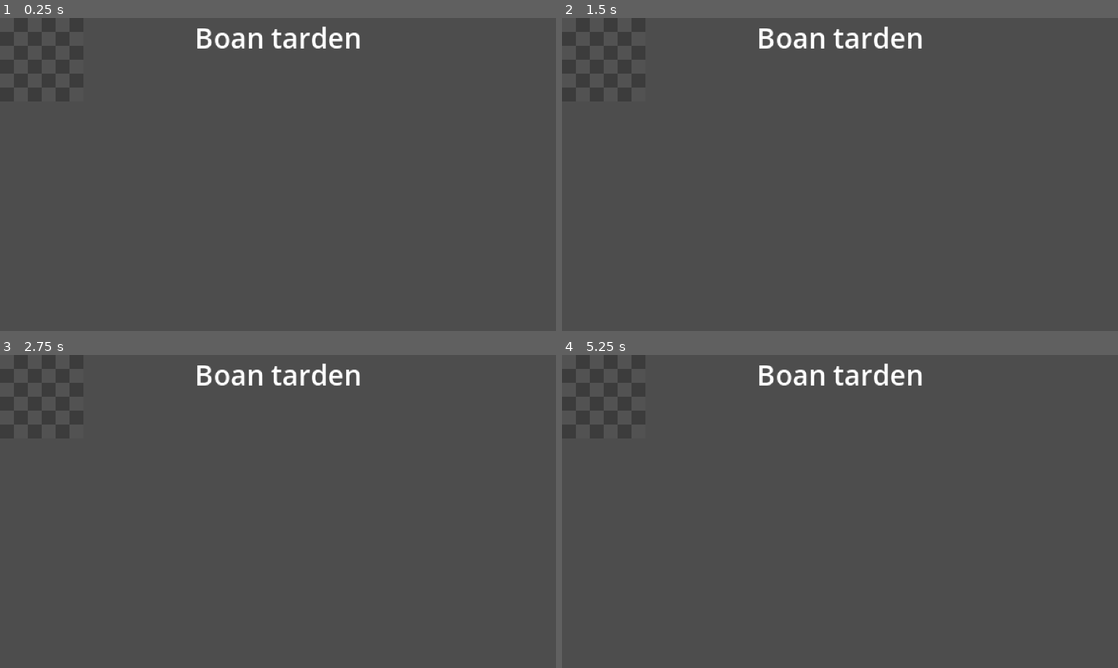
Above: before the commit, frames 1-4 (two rows, left to right).
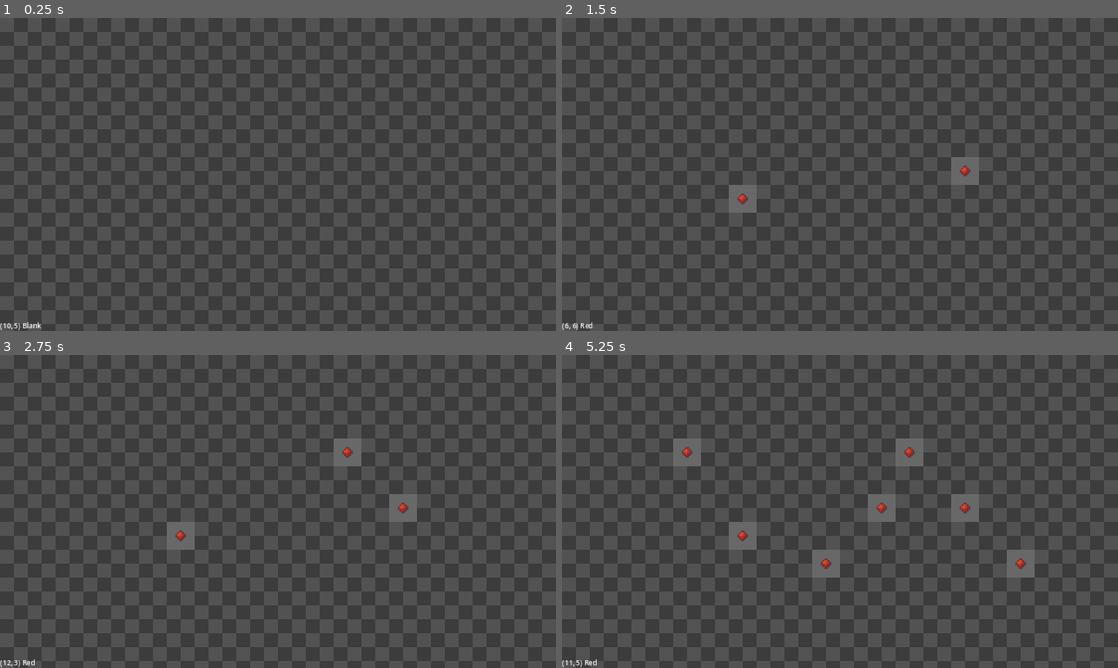
Above: after the commit, the same moments.

Repository: 7sete7/Ramon
Game: Godot game, scene res://scenes/factory/factory.tscn
Two runs of this game, one before a commit and one after it. Both use one fixed random seed, a clock stepped at 60 frames per second and the inputs below.
Inputs (mouse positions are in pixels of both pictures, inside the frame that each line leads up to):
- Up to frame 1 (0.25 s): no input
- Up to frame 2 (1.5 s): tap Enter at 0.5 s; move the mouse to (962, 158) at 0.52 s; click (962, 158) at 0.6 s; tap Space at 1.25 s; move the mouse to (728, 190) at 1.27 s; click (728, 190) at 1.35 s
- Up to frame 3 (2.75 s): tap Enter at 2 s; move the mouse to (333, 442) at 2.02 s; click (333, 442) at 2.1 s
- Up to frame 4 (5.25 s): tap Space at 2.75, 4.25 s; move the mouse to (812, 574) at 2.77 s; click (812, 574) at 2.85 s; tap Enter at 3.5 s; move the mouse to (1006, 558) at 3.52 s; click (1006, 558) at 3.6 s; move the mouse to (673, 464) at 4.27 s; click (673, 464) at 4.35 s; move the mouse to (867, 511) at 5.02 s; click (867, 511) at 5.1 s

The runs differ from the first frame. In frame 1, 0.9% of the frame differs, in the area x 0-65%, y 2-100%; in frame 2, 1.8%; in frame 3, 2.2%; in frame 4, 4.0%, in the area x 0-85%, y 2-100%.

Commit message:
feat: tile info on mouse hover

Diff:
--- /dev/null
+++ b/assets/text/default_small.tres
@@ -0,0 +1,7 @@
+[gd_resource type="LabelSettings" load_steps=2 format=3 uid="uid://c5x7kwny3d4g"]
+
+[ext_resource type="SystemFont" uid="uid://xq1lxm3eaqux" path="res://assets/text/small_font.tres" id="1_o1bno"]
+
+[resource]
+font = ExtResource("1_o1bno")
+font_size = 4
--- /dev/null
+++ b/assets/text/small_font.tres
@@ -0,0 +1,4 @@
+[gd_resource type="SystemFont" format=3 uid="uid://xq1lxm3eaqux"]
+
+[resource]
+font_weight = 100
--- a/scenes/factory/factory.tscn
+++ b/scenes/factory/factory.tscn
@@ -9,8 +9,6 @@
 
 [node name="Grid" type="Node2D" parent="."]
 script = ExtResource("2_ciing")
-MAP_W = 3
-MAP_H = 3
 
 [node name="TileMapLayer" type="TileMapLayer" parent="Grid"]
 tile_set = ExtResource("1_drj7t")
--- a/scenes/hud/hud.tscn
+++ b/scenes/hud/hud.tscn
@@ -1,7 +1,8 @@
-[gd_scene load_steps=3 format=3 uid="uid://bttlr7ljxvsyy"]
+[gd_scene load_steps=4 format=3 uid="uid://bttlr7ljxvsyy"]
 
 [ext_resource type="Script" uid="uid://bt8p213hs6afa" path="res://scenes/hud/hud.gd" id="1_cgeww"]
 [ext_resource type="Script" uid="uid://cg2mb2378y7ph" path="res://scenes/hud/tile_info.gd" id="1_fmyca"]
+[ext_resource type="LabelSettings" uid="uid://c5x7kwny3d4g" path="res://assets/text/default_small.tres" id="2_c45xl"]
 
 [node name="HUD" type="Control"]
 layout_mode = 3
@@ -23,7 +24,8 @@
 
 [node name="TileInfo" type="Label" parent="PanelContainer"]
 layout_mode = 2
-size_flags_horizontal = 4
-size_flags_vertical = 0
+size_flags_horizontal = 0
+size_flags_vertical = 8
 text = "Boan tarden"
+label_settings = ExtResource("2_c45xl")
 script = ExtResource("1_fmyca")
--- a/scenes/hud/tile_info.gd
+++ b/scenes/hud/tile_info.gd
@@ -3,6 +3,11 @@
 @onready var hud: HUD = get_node("/root/Factory/CanvasLayer/HUD")
 var process_timer := 0.0
 var process_interval := 0.1 # Process every 0.1 seconds (10 times per second)
+
+var current_tile: Tile
+
+func _ready() -> void:
+	hud.grid.tile_type_changed.connect(func (_value): self.update_label())
 
 func _process(delta: float) -> void:
 	process_timer += delta
@@ -15,4 +20,12 @@
 	var int_pos := Vector2i(int(mouse_pos.x), int(mouse_pos.y))
 
 	var tile := hud.grid.get_tile_at(int_pos)
-	if tile: print(tile.tilemap_position)
+	if tile and tile != current_tile:
+		current_tile = tile
+		self.update_label()
+
+func update_label() -> void:
+	self.text = "{pos} {type}".format({
+		"pos": current_tile.tilemap_position,
+		"type": current_tile.tile_type_str
+	})
--- a/scripts/grid.gd
+++ b/scripts/grid.gd
@@ -18,6 +18,7 @@
 }
 
 var GRID: Dictionary = {}
+signal tile_type_changed(new_type)
 
 func _ready() -> void:
 	tile_size = tile_map.tile_set.tile_size
@@ -34,16 +35,16 @@
 		tile = Tile.new(tilemap_position, new_tile, self.tile_size)
 		GRID[tile.center_position] = tile
 
-	GRID[tile.center_position].tile_id = new_tile
+	GRID[tile.center_position].tile_type = new_tile
 	tile_map.change_tile(pos, new_tile, true)
+	tile_type_changed.emit(new_tile)
 
 func get_tile_at(pos: Vector2i) -> Tile:
-	if not is_in_grid(pos):
-		print(pos, " not in grid")
-		return null
+	if not is_in_grid(pos): return null
+
 	var nearest_center_pos: Vector2i = Vector2i(HALF_TILE + Vector2(pos / tile_size).floor() * Vector2(tile_size))
 	var tile: Tile = GRID.get(nearest_center_pos, null)
-	if not tile: print(pos, " => nearest_center_pos: ", nearest_center_pos)
+
 	return tile
 
 func init_tiles() -> void:
--- a/scripts/tile.gd
+++ b/scripts/tile.gd
@@ -4,12 +4,29 @@
 var center_position: Vector2i
 var tilemap_position: Vector2i
 
-var tile_id: FactoryGrid.TILES
+var id: String
 var tile_size: Vector2i
+var tile_type_str: String = "Blank"
 
-func _init(tilemap_pos: Vector2i, id: FactoryGrid.TILES, tile_sizes: Vector2i):
-	tile_id = id
-	tile_size = tile_sizes
+var tile_type: FactoryGrid.TILES:
+	set(value):
+		tile_type = value
+		match self.tile_type:
+			FactoryGrid.TILES.DEFAULT:
+				self.tile_type_str = "Blank"
+			FactoryGrid.TILES.GREEN:
+				self.tile_type_str = "Green"
+			FactoryGrid.TILES.RED:
+				self.tile_type_str = "Red"
+			FactoryGrid.TILES.YELLOW:
+				self.tile_type_str = "Yellow"
+			_:
+				self.tile_type_str = "Vish"
 
-	tilemap_position = tilemap_pos
-	center_position = tilemap_position * tile_size + (tile_size / 2)
+func _init(tilemap_pos: Vector2i, type: FactoryGrid.TILES, tile_sizes: Vector2i):
+	self.tile_type = type
+	self.tile_size = tile_sizes
+
+	self.tilemap_position = tilemap_pos
+	self.center_position = tilemap_position * tile_size + (tile_size / 2)
+	self.id = "%v" % self.center_position
